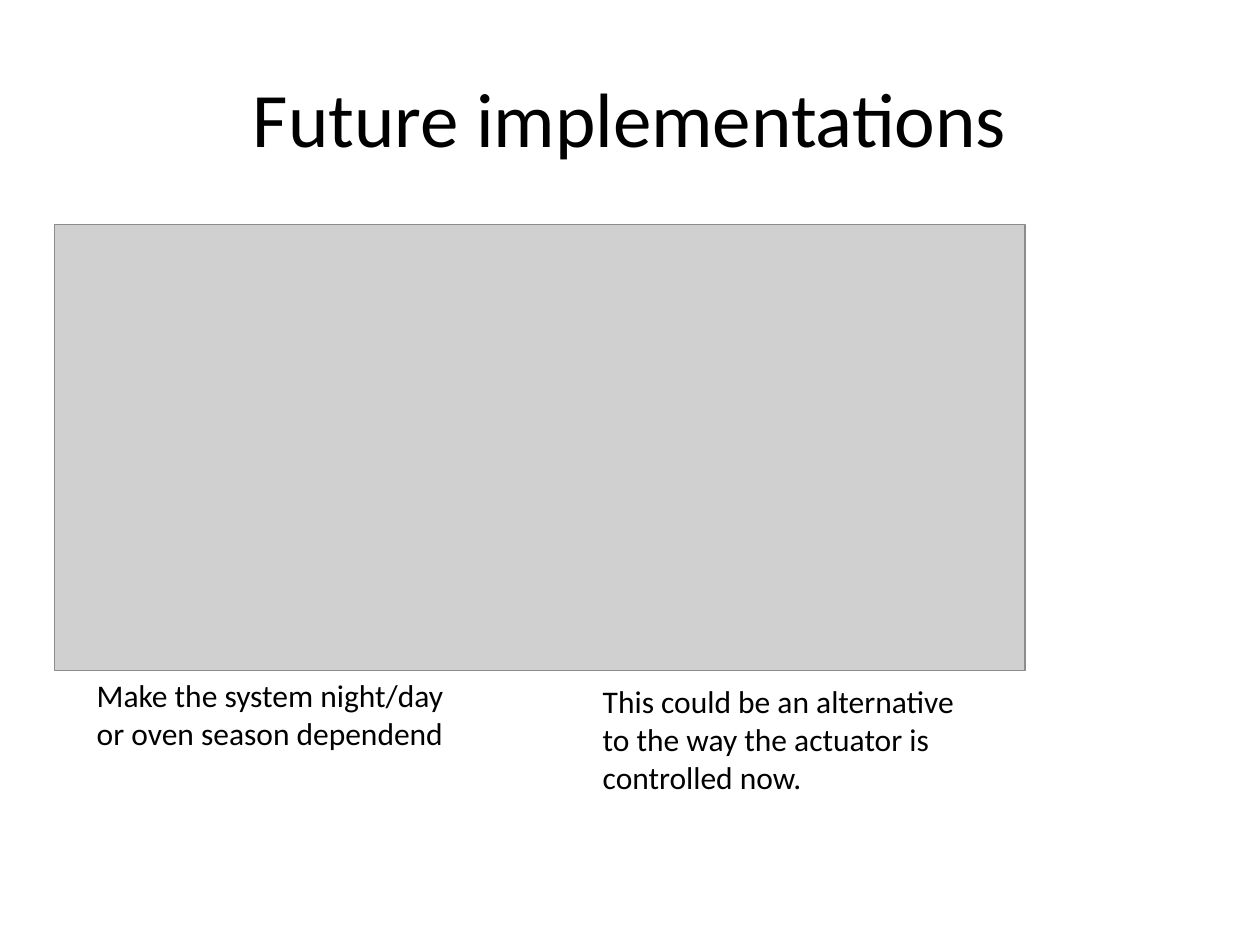
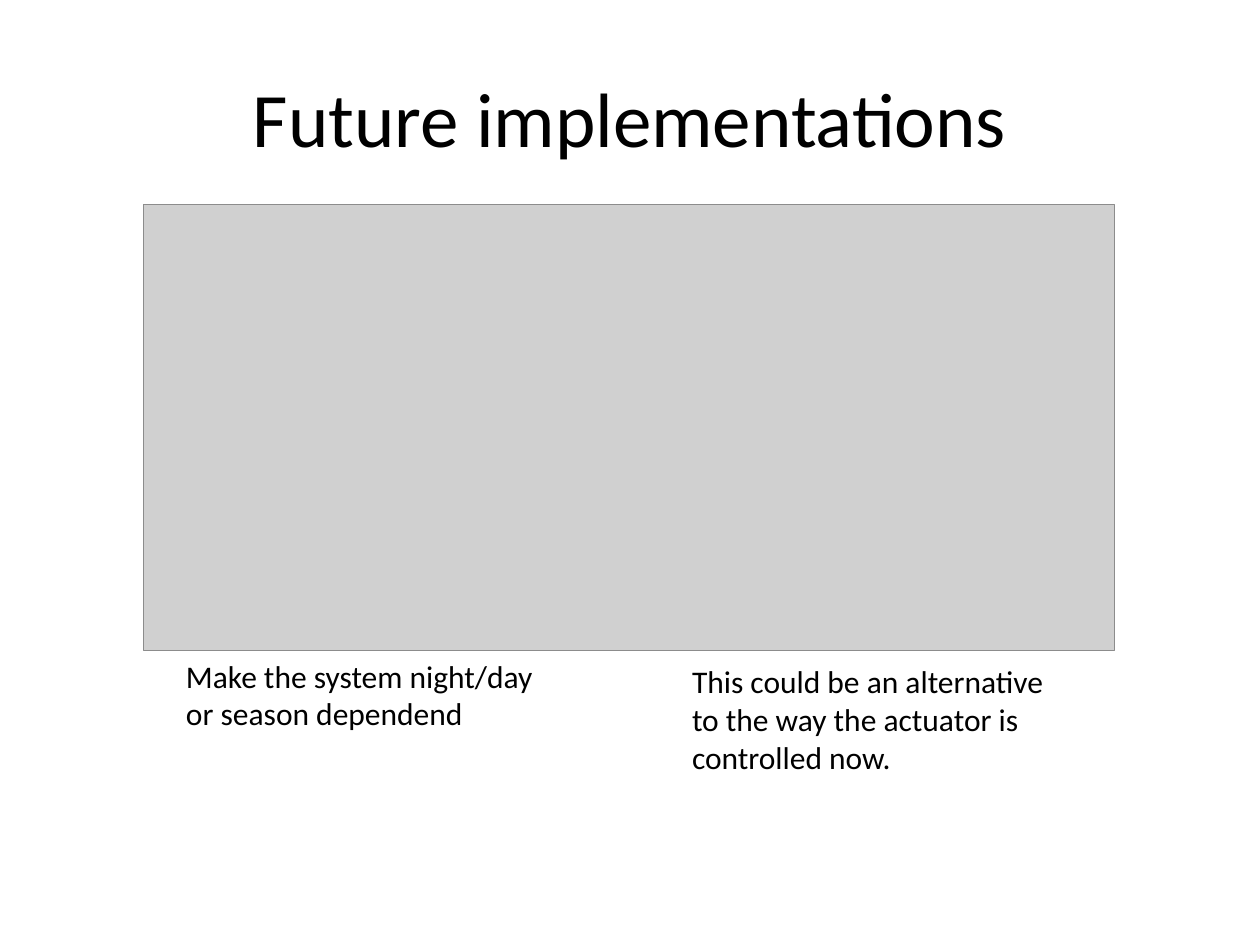
Before and after one commit to ABeierS/IOTGreenhouse, a slide deck: slide 4 of Exam_presentation.pptx (slide 5 before the commit). Drawn at 1260x945 pixels with LibreOffice and Linux fonts; fonts in the diff are those of the drawing; grey boxes stand for pictures. Boxes give left, top, right and bottom in pixels: in the first picture for what was removed or moved away, otherwise in the second. Text is boxed around its words. In the diff, an @@ line names an element or a change of style, - is before the commit and + after.

```diff
--- a/Exam_presentation.pptx
+++ b/Exam_presentation.pptx
@@ picture: place and size @@
-picture at (54, 224, 1024, 670)
+picture at (144, 204, 1114, 650)
@@ text "This could be an alternative ...": place and size @@
-text "This could be an alternative ..." at (603, 691, 954, 790)
+text "This could be an alternative ..." at (692, 671, 1043, 770)
@@ text at (186, 666, 533, 730): text changed @@
-Make the system night/day or oven season dependend
+Make the system night/day or season dependend
```
Also in this commit, not shown: 1 other slide changed, 1 slide removed.
